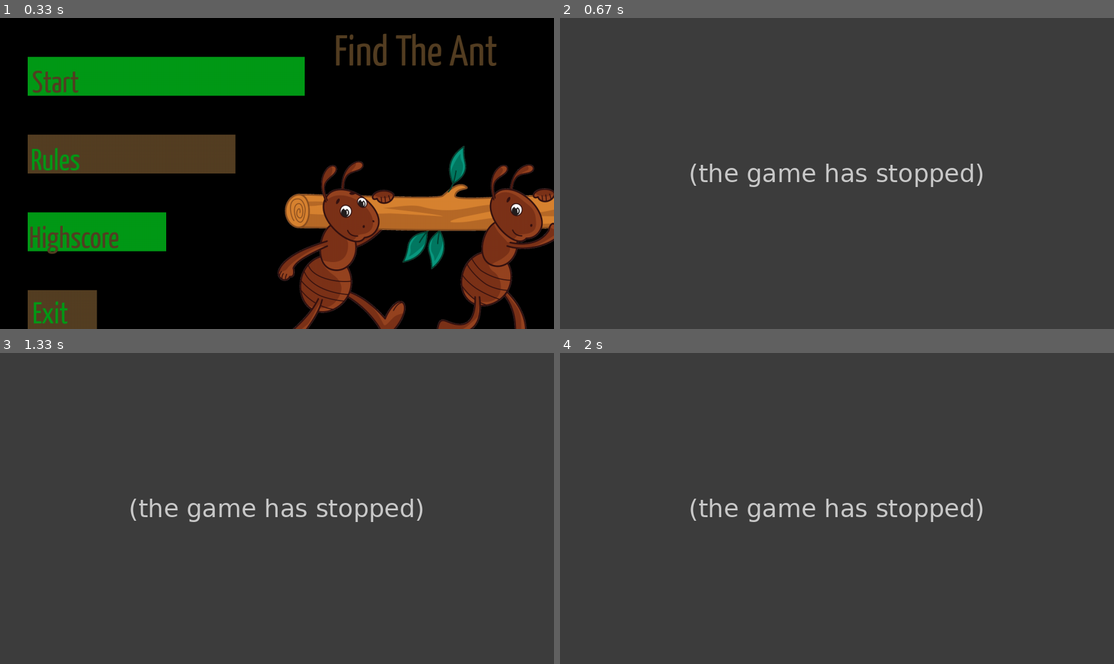
Above: before the commit, frames 1-4 (two rows, left to right).
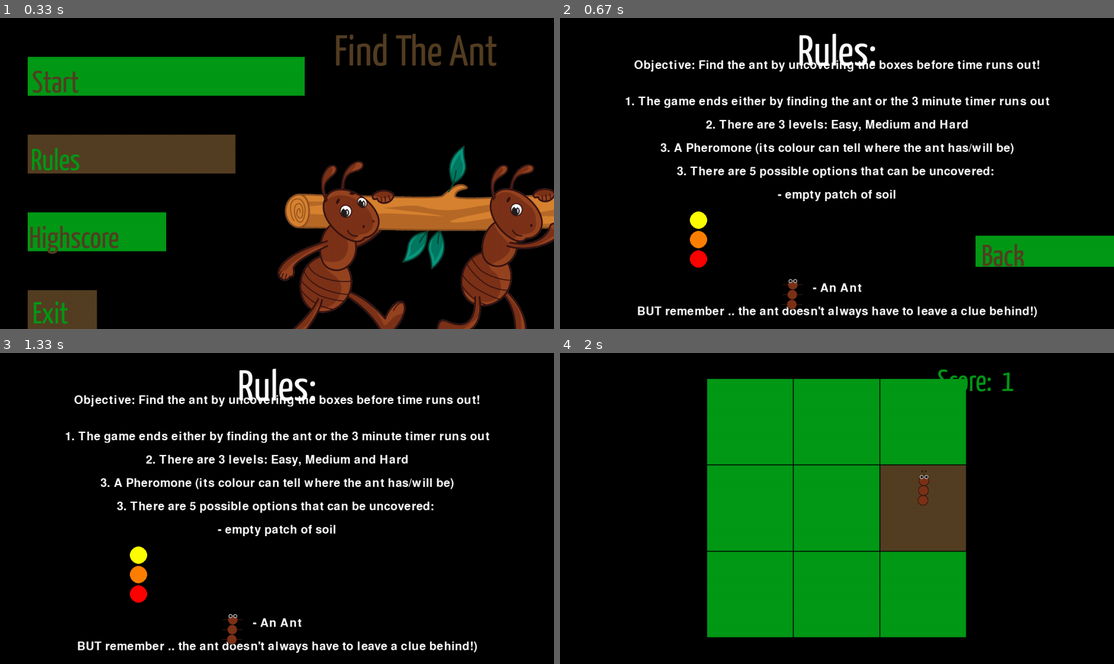
Above: after the commit, the same moments.

Repository: hs18582/Find-The-Ant
Game: pygame game, started from Game/FindTheAnt.py
Two runs of this game, one before a commit and one after it. Both use one fixed random seed, a clock stepped at 60 frames per second and the inputs below.
Inputs (mouse positions are in pixels of both pictures, inside the frame that each line leads up to):
- Up to frame 1 (0.33 s): no input
- Up to frame 2 (0.67 s): click "Rules" at 0.38 s
- Up to frame 3 (1.33 s): click "Back" at 0.88 s
- Up to frame 4 (2 s): click "Start" at 1.38 s; click (903, 536) at 1.72 s

Frame 1 is identical in both runs. In frame 2, 99% of the frame differs, in the area x 0-100%, y 0-100%; in frame 3, 99%; in frame 4, 100%.
Error before the commit: NameError: name 'ant' is not defined (FindTheAnt.py line 327); the game stopped at 0.38 s (later frames are placeholders)

Commit message:
Refactoring and images for implementation report

Diff:
--- a/Game/FindTheAnt.py
+++ b/Game/FindTheAnt.py
@@ -308,23 +308,18 @@
                   (255, 255, 255), screen, screen.get_width() / 2, 5 * screen.get_height() / 20)
         writeText("2. There are 3 levels: Easy, Medium and Hard", fontRules, (255, 255, 255), screen,
                   screen.get_width() / 2, 6.5 * screen.get_height() / 20)
-        writeText("3. A Pheromone and its colour can tell where the ant has/will be", fontRules, (255, 255, 255),
-                  screen, screen.get_width() / 2, 8 * screen.get_height() / 20)
-        writeText("4. There are 5 possible options that can be uncovered: ", fontRules, (255, 255, 255), screen,
+
+        writeText("3. There are 5 possible options that can be uncovered: ", fontRules, (255, 255, 255), screen,
                   screen.get_width() / 2, 9.5 * screen.get_height() / 20)
         writeText("- empty patch of soil", fontRules, (255, 255, 255), screen, screen.get_width() / 2,
                   11 * screen.get_height() / 20)
-        writeText("- Yellow pheromone (ant was there 1 day ago)", fontRules, (255, 255, 255), screen,
-                  screen.get_width() / 2, 12.5 * screen.get_height() / 20)
-        writeText("- Orange pheromone (ant was there 2 days ago)", fontRules, (255, 255, 255), screen,
-                  screen.get_width() / 2, 14 * screen.get_height() / 20)
-        writeText("- Red pheromone (ant was there 3 days ago)", fontRules, (255, 255, 255), screen,
-                  screen.get_width() / 2, 15.5 * screen.get_height() / 20)
+        writeText("3. A Pheromone (its colour can tell where the ant has/will be)", fontRules, (255, 255, 255),
+                  screen, screen.get_width() / 2, 8 * screen.get_height() / 20)
         writeText("- An Ant", fontRules, (255, 255, 255), screen, screen.get_width() / 2, 17 * screen.get_height() / 20)
         writeText("BUT remember .. the ant doesn't always have to leave a clue behind!)", fontRules, (255, 255, 255),
                   screen, screen.get_width() / 2, 18.5 * screen.get_height() / 20)
 
-        Init.screen.blit(ant, (8 * screen.get_width() / 20, 16.5 * screen.get_height() / 20))
+        Init.screen.blit(Init.ant, (8 * screen.get_width() / 20, 16.5 * screen.get_height() / 20))
         pygame.draw.circle(Init.screen, yellow, (5 * screen.get_width() / 20, 13 * screen.get_height() / 20), 20)
         pygame.draw.circle(Init.screen, orange, (5 * screen.get_width() / 20, 14.25 * screen.get_height() / 20), 20)
         pygame.draw.circle(Init.screen, red, (5 * screen.get_width() / 20, 15.5 * screen.get_height() / 20), 20)
@@ -335,6 +330,16 @@
             if event.type == MOUSEBUTTONDOWN:
                 if event.button == 1:
                     click = True
+
+        # Creating and Drawing back button
+        mx, my = pygame.mouse.get_pos()
+        Back = pygame.Rect(3 * screen.get_width() / 4, 7 * screen.get_height() / 10, screen.get_width() / 4,screen.get_height() / 10)
+        if Back.collidepoint((mx, my)):
+            if click:
+                pygame.time.delay(500)
+                main_menu()
+        pygame.draw.rect(screen, green, Back)
+        writeText("Back", fontSmall, brown, screen, 4 * screen.get_width() / 5, 14.5 * screen.get_height() / 20)
 
         # Creating and Drawing back button
         mx, my = pygame.mouse.get_pos()
Binary file added: Documentation/Images/Implementation/Pycharm.JPG
